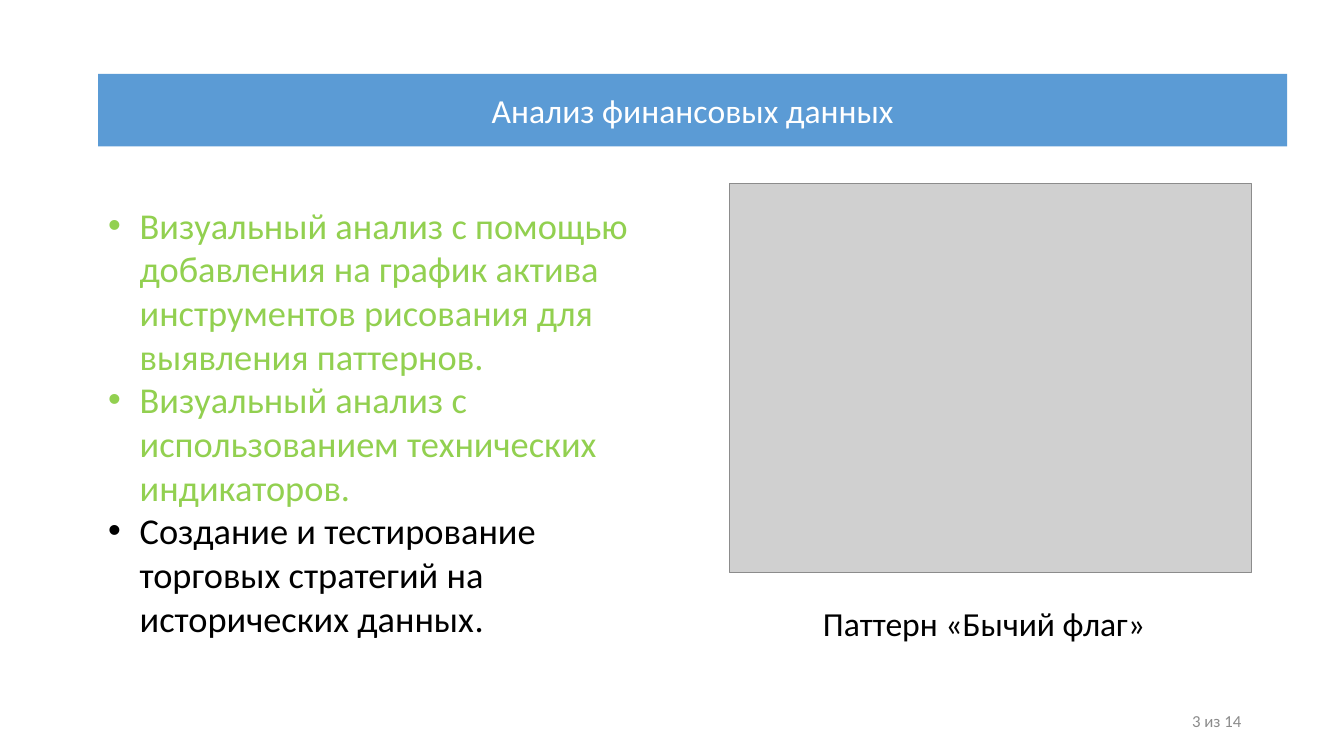
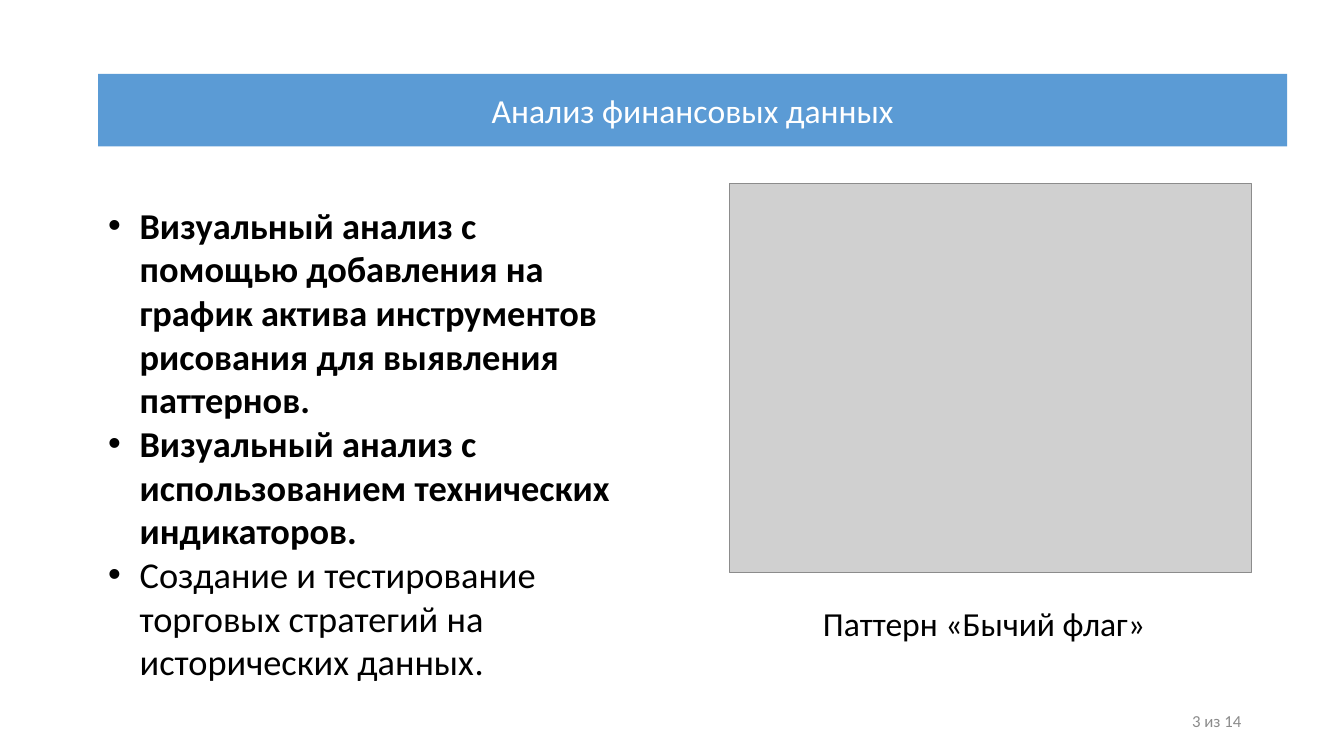
Before and after one commit to IliiaDenisov/masters-thesis, a slide deck: slide 3 of src/Презентация диплома.pptx. Drawn at 1344x756 pixels with LibreOffice and Linux fonts; fonts in the diff are those of the drawing; grey boxes stand for pictures. Boxes give left, top, right and bottom in pixels: in the first picture for what was removed or moved away, otherwise in the second. Text is boxed around its words. In the diff, an @@ line names an element or a change of style, - is before the commit and + after.

Commit message:
Выделил жирным рассматриваемые области анализа

```diff
--- a/src/Презентация диплома.pptx
+++ b/src/Презентация диплома.pptx
@@ text at box(140, 214, 610, 550): text colour #92D050 to #000000, bold on in "Визуальный анализ с помощью добавления на график ...", "Визуальный анализ с использованием технических индикаторов." @@
```
